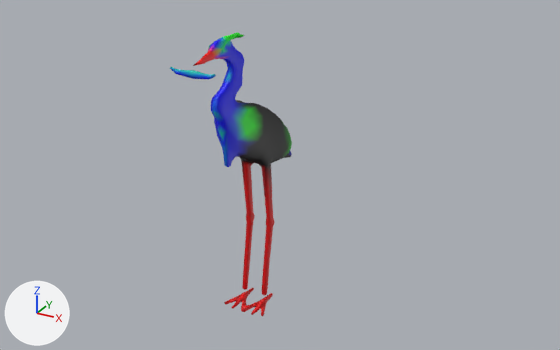
Two versions of the glTF model src/rendering/odyssey/assets/chapter-03/pond/heron.glb, one commit apart.
The view is the same before and after, from a camera (50 mm lens) standing at (1.238, -2.06, 1.55) and looking at (0.091, 0.025, 0.507). Arrows for +X, +Y and +Z are at lower left; the lights stay in place. The first picture is the older version. Where no turn or scale is listed for an object, it has been applied to the vertices.

The first picture shows 'heron'.
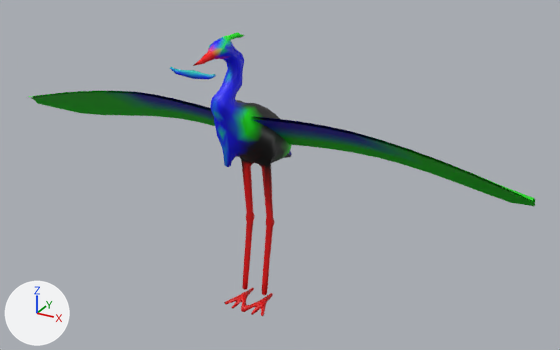
Where the newer file only moved an object's origin or applied its transform, the numbers keep the older frame.

Location of each change, [x1, y1, x2, y2] in pixels of the pictures (560 x 350 px):
'heron', reshaped (312% wider): before [170, 32, 292, 316]; after [29, 32, 535, 316]
part 1 of me_heron, added: after [251, 116, 535, 206]
part 2 of me_heron, added (green): after [29, 91, 215, 126]

Patch to the scene script:
```diff
--- a/src/rendering/odyssey/assets/chapter-03/pond/heron.glb.py
+++ b/src/rendering/odyssey/assets/chapter-03/pond/heron.glb.py
@@ me_heron @@
 # used by ob_heron; location = (0.0, -0.028, 0.502)
-me_heron.from_pydata(...)  # 674 vertices, 1336 faces; spans x -0.082..0.082, y -0.299..0.299, z -0.502..0.502
+me_heron.from_pydata(...)  # 872 vertices, 1656 faces; spans x -0.925..0.925, y -0.299..0.299, z -0.502..0.502
+# me_heron part 1: a new loose piece of 99 vertices spanning x 0.045..0.925, y -0.093..0.185, z 0.045..0.264, in mat_defaultmaterial
+# me_heron part 2: a new loose piece of 99 vertices spanning x -0.925..-0.045, y -0.093..0.185, z 0.045..0.264, in mat_defaultmaterial
 me_heron.materials.append(mat_defaultmaterial)
```
